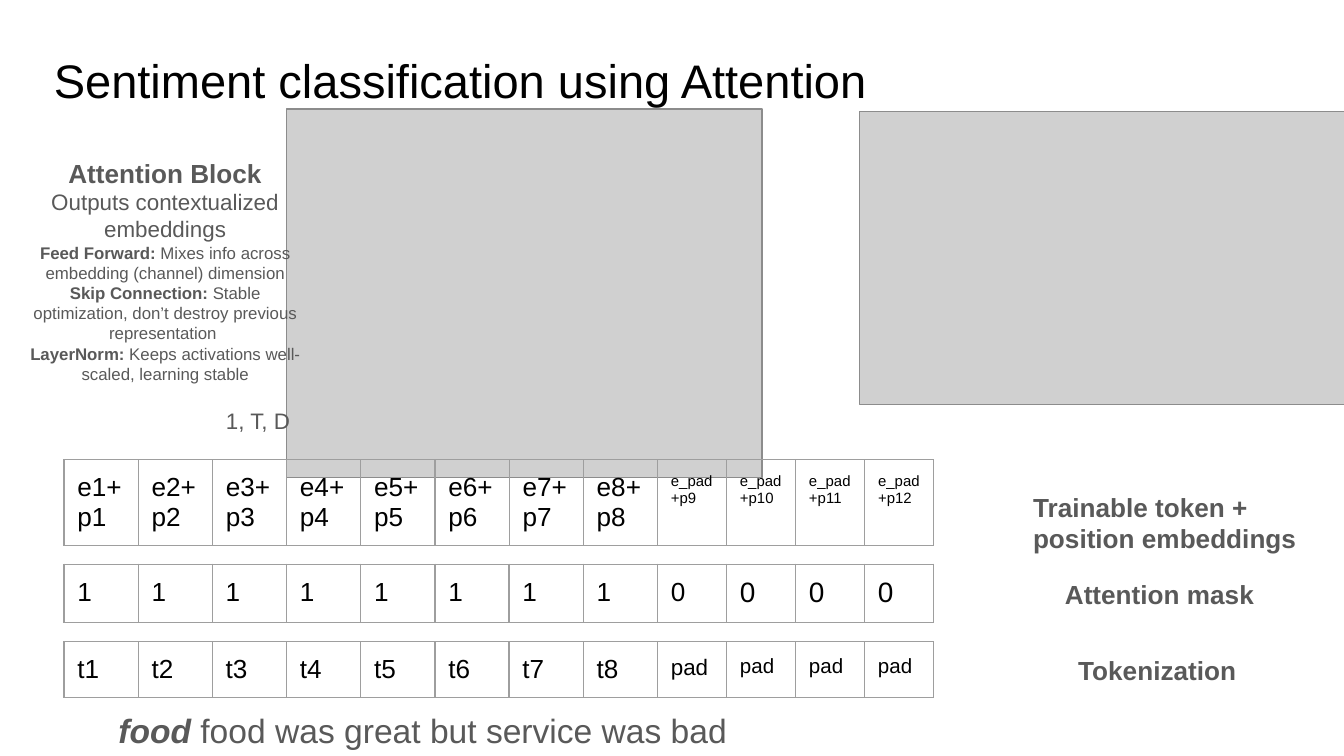
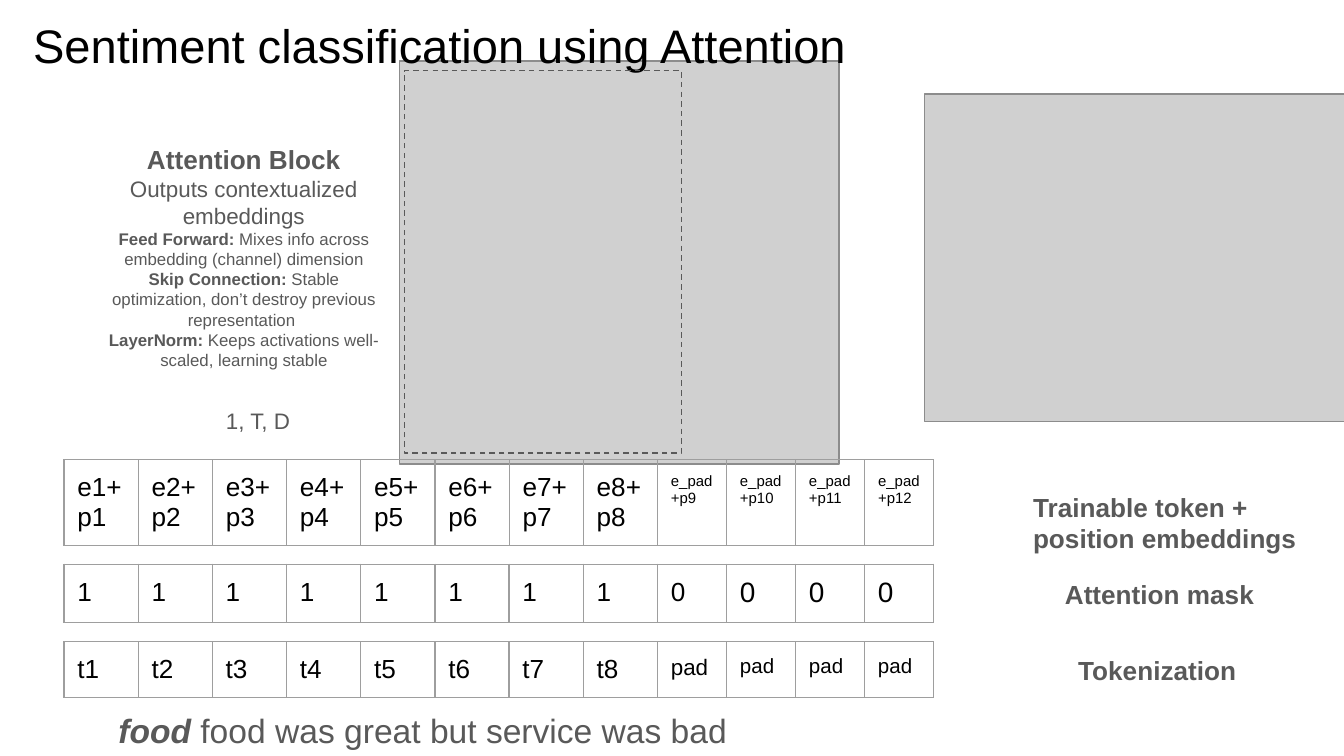
Before and after one commit to ankur6ue/deep-learning-course, a slide deck: slide 10 of Module 5/class_5.4/deep_learning_course_class_5.4.pptx. Drawn at 1344x756 pixels with LibreOffice and Linux fonts; fonts in the diff are those of the drawing; grey boxes stand for pictures. Boxes give left, top, right and bottom in pixels: in the first picture for what was removed or moved away, otherwise in the second. Text is boxed around its words. In the diff, an @@ line names an element or a change of style, - is before the commit and + after.

Commit message:
Updated slides for lecture 5.4

```diff
--- a/Module 5/class_5.4/deep_learning_course_class_5.4.pptx
+++ b/Module 5/class_5.4/deep_learning_course_class_5.4.pptx
@@ title "Sentiment classification using Attention": place and size @@
-title "Sentiment classification using Attention" at bbox=[54, 64, 866, 106]
+title "Sentiment classification using Attention" at bbox=[33, 29, 845, 72]
@@ picture: place and size @@
-picture at bbox=[286, 109, 762, 477]
+picture at bbox=[399, 60, 839, 464]
@@ rectangle added at bbox=[405, 71, 681, 454], outline #595959 0.75 pt dashed @@
@@ picture: place and size @@
-picture at bbox=[860, 112, 1344, 405]
+picture at bbox=[925, 94, 1344, 422]
@@ text "Attention Block": place and size @@
-text "Attention Block" at bbox=[30, 164, 301, 384]
+text "Attention Block" at bbox=[109, 150, 379, 370]
```
Also in this commit, not shown: 2 other slides changed, 1 slide added, 1 other file.
